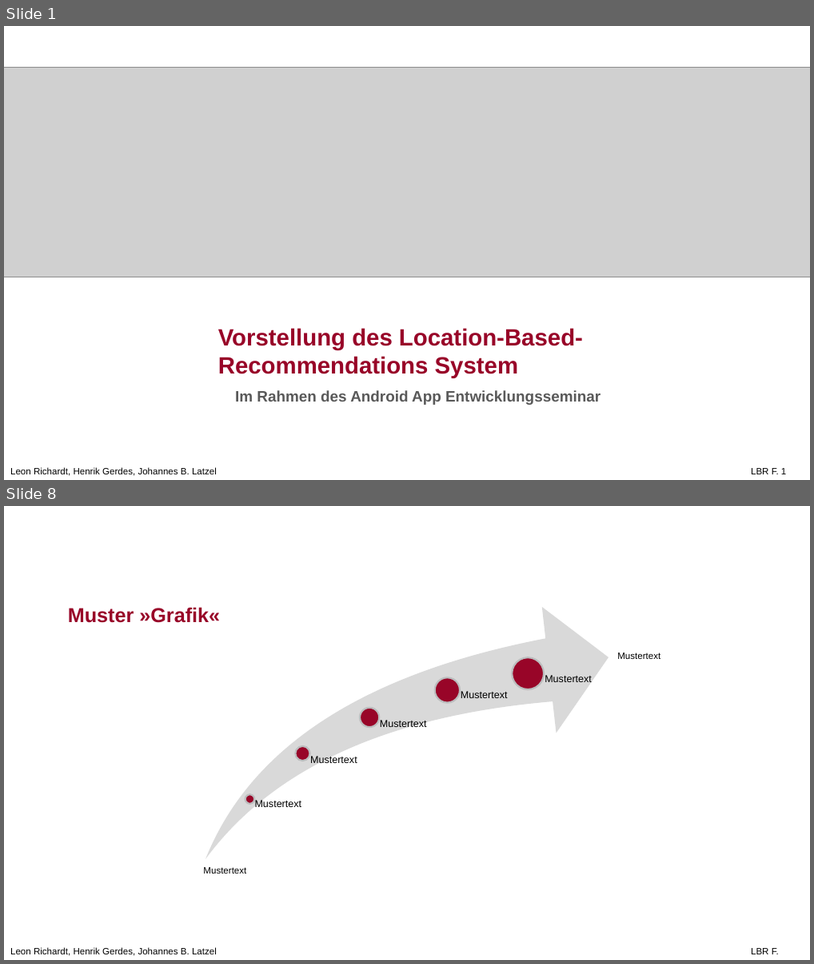
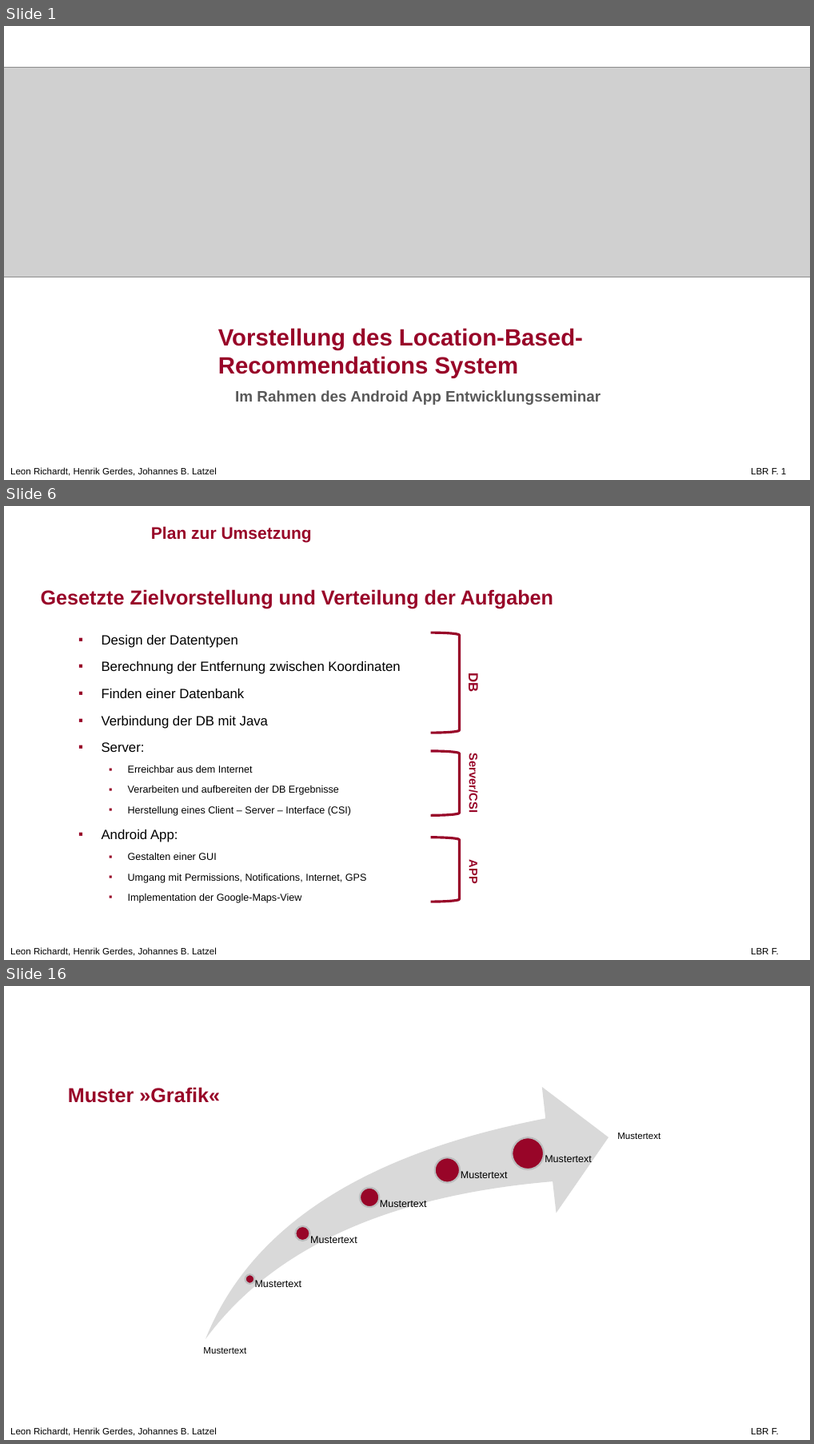
Before and after one commit to leon-richardt/location-based-recommendations, a slide deck: Presentations/LBR PP.pptx. Shown one above the other, each under a label of ours: slides 1 and 8 before the commit, slides 1, 6 and 16 after it; the slides between them are not shown. The pictures are 814x964 and 814x1444 pixels, drawn with LibreOffice and Linux fonts; fonts in the diff are those of the drawing; grey boxes stand for pictures; background and template pictures are left out. Boxes give left, top, right and bottom in pixels: in the first picture for what was removed or moved away, otherwise in the second. Text is boxed around its words. In the diff, an @@ line names an element or a change of style, - is before the commit and + after.

```diff
--- a/Presentations/LBR PP.pptx
+++ b/Presentations/LBR PP.pptx
@@ slide 6 added at bbox=[4, 506, 810, 960], background #FFFFFF; not listed: 2 template elements that a slide beside it also shows @@
@@ text added at bbox=[151, 526, 312, 543], 20 pt, text #980528, bold @@
+Plan zur Umsetzung
@@ title added at bbox=[41, 589, 554, 609], 24 pt, text #980528, bold @@
+Gesetzte Zielvorstellung und Verteilung der Aufgaben
@@ right bracket added at bbox=[431, 632, 459, 732], outline #980528 3 pt @@
@@ text added at bbox=[102, 661, 400, 903], 12 pt, text #000000 @@
+▪ Design der Datentypen
+▪ Berechnung der Entfernung zwischen Koordinaten
+▪ Finden einer Datenbank
+▪ Verbindung der DB mit Java
+▪ Server:
+  ▪ Erreichbar aus dem Internet
+  ▪ Verarbeiten und aufbereiten der DB Ergebnisse
+  ▪ Herstellung eines Client – Server – Interface (CSI)
+▪ Android App:
+  ▪ Gestalten einer GUI
+  ▪ Umgang mit Permissions, Notifications, Internet, GPS
+  ▪ Implementation der Google-Maps-View
@@ text added at bbox=[466, 675, 482, 692], 16 pt, text #980528, bold @@
+DB
@@ right bracket added at bbox=[431, 751, 459, 815], outline #980528 3 pt @@
@@ text added at bbox=[467, 759, 480, 812], 14 pt, text #980528, bold @@
+Server/CSI
@@ right bracket added at bbox=[431, 837, 459, 901], outline #980528 3 pt @@
@@ text added at bbox=[467, 862, 480, 883], 14 pt, text #980528, bold @@
+APP
@@ what was slide 8 is now slide 16 @@
```
Also in this commit, not shown: 5 slides changed, 8 other slides added, 1 slide removed.
